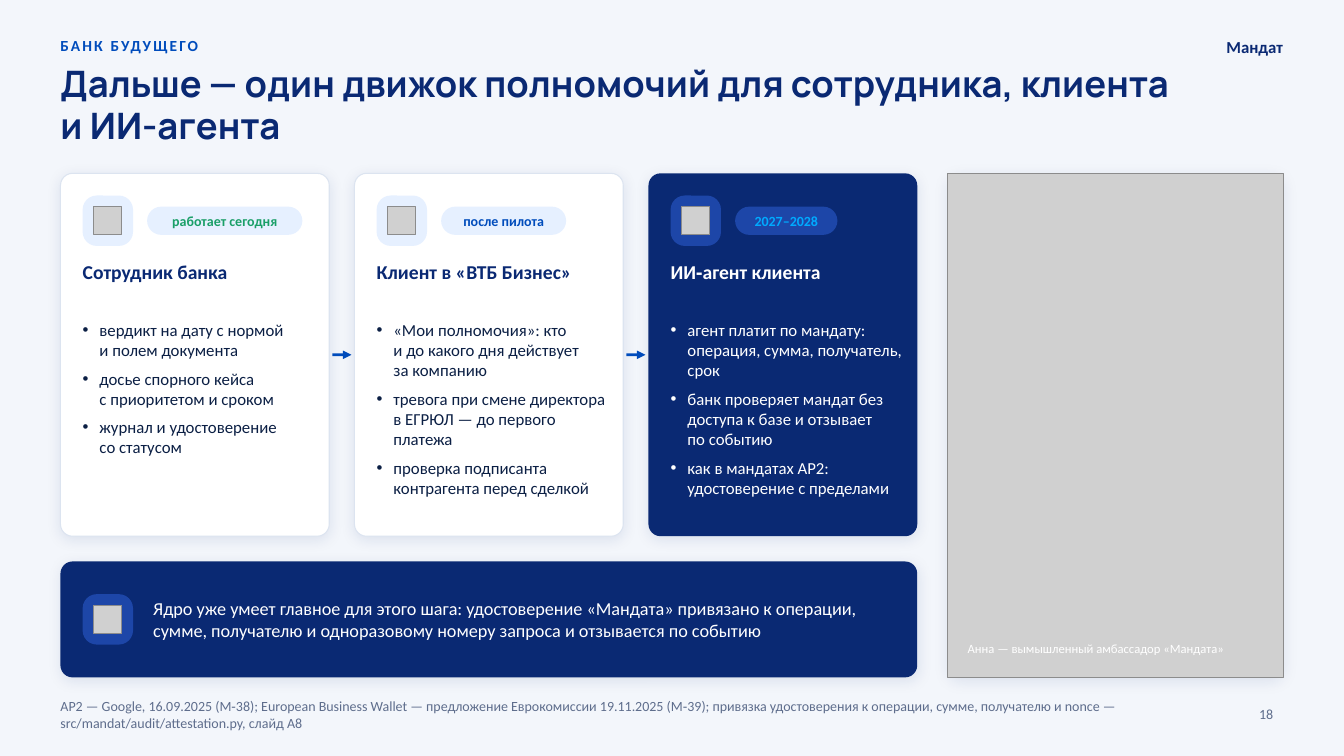
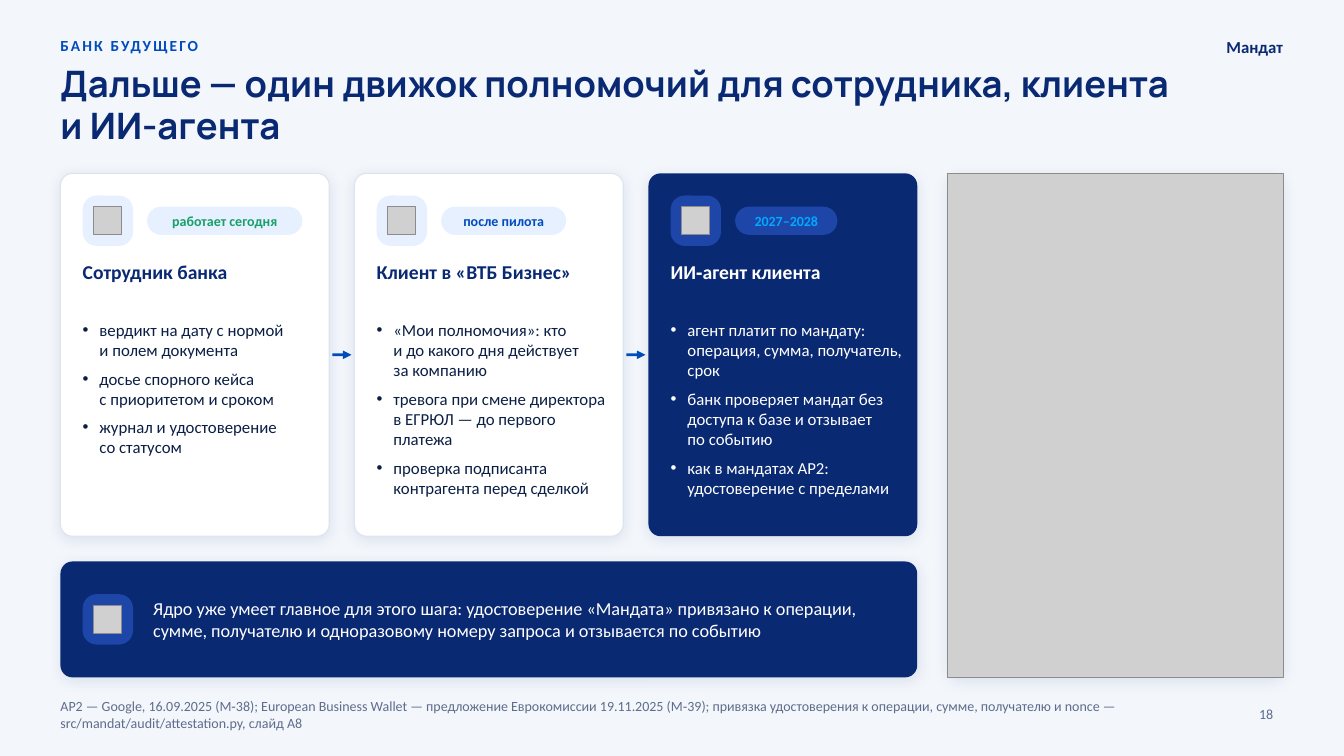
Before and after one commit to KonkovDV/Mandat, a slide deck: slide 18 of submission/slides/Mandat_VTB.pptx. Drawn at 1344x756 pixels with LibreOffice and Linux fonts; fonts in the diff are those of the drawing; grey boxes stand for pictures; background and template pictures are left out. Boxes give left, top, right and bottom in pixels: in the first picture for what was removed or moved away, otherwise in the second. Text is boxed around its words. In the diff, an @@ line names an element or a change of style, - is before the commit and + after.

```diff
--- a/submission/slides/Mandat_VTB.pptx
+++ b/submission/slides/Mandat_VTB.pptx
@@ text removed at [968, 645, 1223, 653] @@
-Анна — вымышленный амбассадор «Мандата»
```
Also in this commit, not shown: 2 other slides changed, 24 other files.
